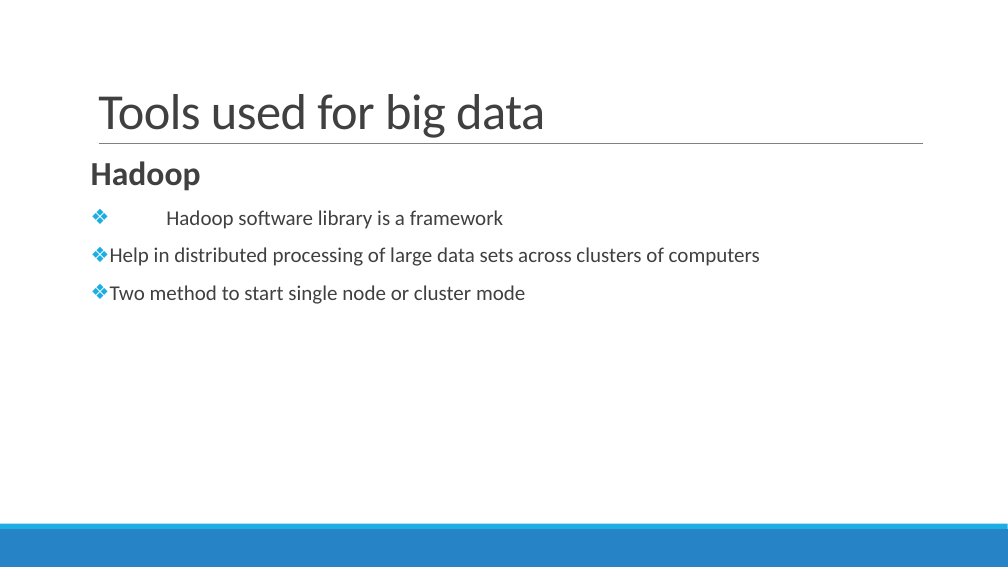
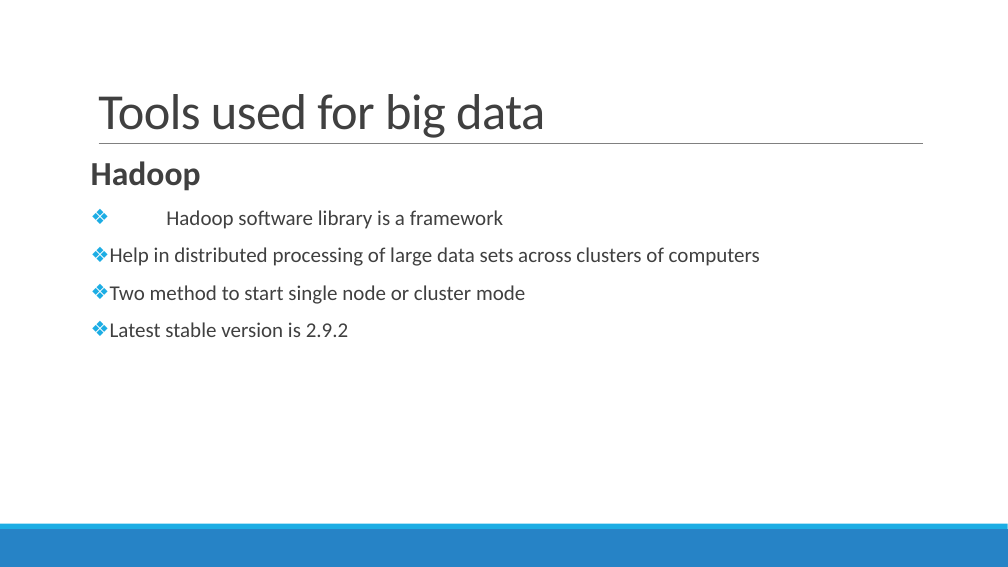
Before and after one commit to DistributedSystems-Fall2018-NEDUET/project-dist_sys, a slide deck: slide 7 of Project Interim Submission/Generic DS Framework.pptx. Drawn at 1008x567 pixels with LibreOffice and Linux fonts; fonts in the diff are those of the drawing. Boxes give left, top, right and bottom in pixels: in the first picture for what was removed or moved away, otherwise in the second. Text is boxed around its words. In the diff, an @@ line names an element or a change of style, - is before the commit and + after.

Commit message:
Presentation

```diff
--- a/Project Interim Submission/Generic DS Framework.pptx
+++ b/Project Interim Submission/Generic DS Framework.pptx
@@ text at box(110, 322, 349, 337): paragraph added @@
+❖ Latest stable version is 2.9.2
```
Also in this commit, not shown: 2 other files.
